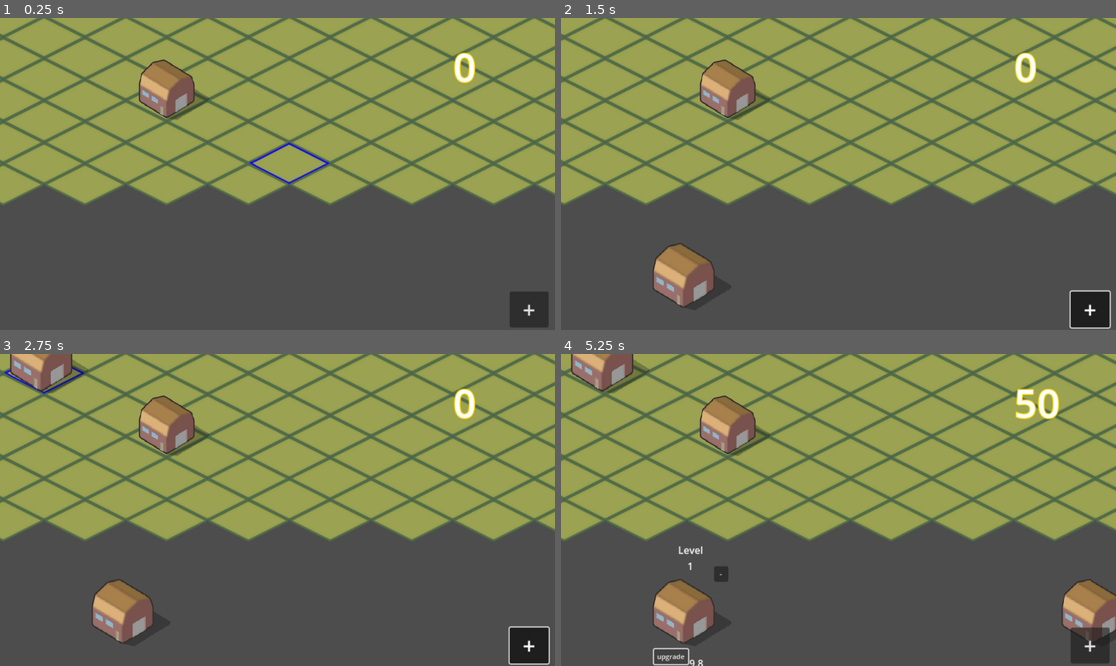
Above: before the commit, frames 1-4 (two rows, left to right).
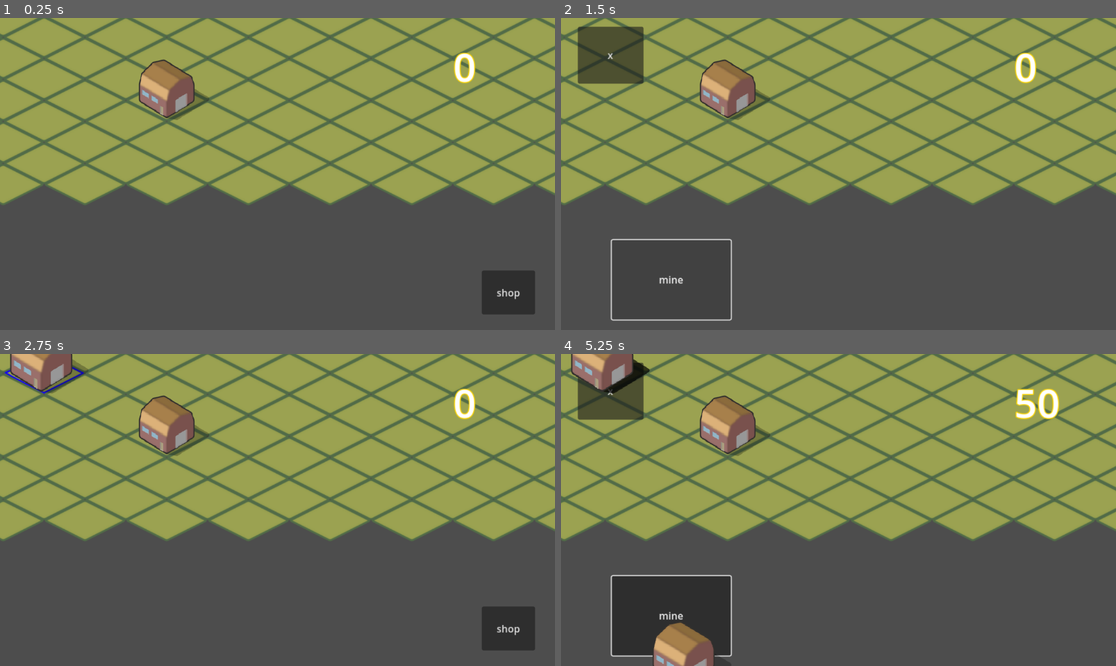
Above: after the commit, the same moments.

Repository: savakujundzic/cats
Game: Godot game, scene res://scenes/main.tscn
Same seed, same stepped clock (60 frames per second), same inputs: the game is played once before the commit and once after it.
Inputs (mouse positions are in pixels of both pictures, inside the frame that each line leads up to):
- Up to frame 1 (0.25 s): no input
- Up to frame 2 (1.5 s): click (1088, 308) at 0.5 s, where only the run before the commit has a clickable "+"; click (672, 280) at 1.25 s, where only the run after the commit has a clickable "mine"
- Up to frame 3 (2.75 s): click (49, 391) at 2 s, where only the run after the commit has a clickable "x"
- Up to frame 4 (5.25 s): click (1071, 628) at 2.75 s, where only the run after the commit has a clickable "shop"; click (1088, 644) at 3.5 s, where only the run before the commit has a clickable "+"; click (672, 616) at 4.25 s, where only the run after the commit has a clickable "mine"; click (672, 656) at 5 s, where only the run before the commit has a clickable "upgrade"

The runs differ from the first frame. In frame 1, 1.7% of the frame differs, in the area x 44-99%, y 39-100%; in frame 2, 5.0%; in frame 3, 3.2%; in frame 4, 9.3%, in the area x 1-100%, y 1-100%.

Commit message:
shop

Diff:
--- a/scenes/ui.tscn
+++ b/scenes/gold.tscn
@@ -11,7 +11,7 @@
 outline_color = Color(1, 0.843137, 0, 1)
 shadow_size = 0
 
-[node name="ui" type="Control"]
+[node name="gold" type="Control"]
 layout_mode = 3
 anchors_preset = 15
 anchor_right = 1.0
--- a/scenes/main.tscn
+++ b/scenes/main.tscn
@@ -1,12 +1,13 @@
-[gd_scene load_steps=11 format=3 uid="uid://bpdwilcufkl1h"]
+[gd_scene load_steps=12 format=3 uid="uid://bpdwilcufkl1h"]
 
 [ext_resource type="Script" path="res://scripts/main.gd" id="1_rg8up"]
 [ext_resource type="Script" path="res://scripts/Camera2D.gd" id="1_v04a5"]
-[ext_resource type="PackedScene" uid="uid://dlph24aphutd6" path="res://scenes/ui.tscn" id="1_yqwoj"]
+[ext_resource type="PackedScene" uid="uid://dlph24aphutd6" path="res://scenes/gold.tscn" id="1_yqwoj"]
 [ext_resource type="PackedScene" uid="uid://brqv464oudtwk" path="res://scenes/mine.tscn" id="2_v88sx"]
 [ext_resource type="Texture2D" uid="uid://d2vpxatyfuw3f" path="res://assets/mbs_icp_u423/grass_selected_tile.png" id="5_14xcy"]
 [ext_resource type="Texture2D" uid="uid://cud1deiley3gn" path="res://assets/mbs_icp_u423/icp_u423/Grounds + Roads/ground_grass.png" id="6_pfwsu"]
 [ext_resource type="Script" path="res://scripts/TileMap.gd" id="7_af266"]
+[ext_resource type="PackedScene" uid="uid://bmgm6j0fgpnyk" path="res://scenes/shop.tscn" id="8_yryqk"]
 
 [sub_resource type="TileSetAtlasSource" id="TileSetAtlasSource_3hkjw"]
 texture = ExtResource("5_14xcy")
@@ -32,22 +33,43 @@
 zoom = Vector2(1.285, 1.285)
 script = ExtResource("1_v04a5")
 
-[node name="ui" parent="Camera2D" instance=ExtResource("1_yqwoj")]
+[node name="gold" parent="Camera2D" instance=ExtResource("1_yqwoj")]
 z_index = 1
 offset_left = -575.0
 offset_top = -323.0
 offset_right = -575.0
 offset_bottom = -323.0
 
-[node name="mine_placer" type="Button" parent="Camera2D/ui"]
+[node name="shop" parent="Camera2D" instance=ExtResource("8_yryqk")]
+visible = false
+offset_left = -442.0
+offset_top = -253.0
+offset_right = -442.0
+offset_bottom = -253.0
+
+[node name="buy_mine" type="Button" parent="Camera2D/shop"]
 layout_mode = 0
-offset_left = 950.0
-offset_top = 513.0
-offset_right = 1013.0
-offset_bottom = 569.0
-theme_override_font_sizes/font_size = 36
-toggle_mode = true
-text = "+
+offset_left = 76.0
+offset_top = 360.0
+offset_right = 268.0
+offset_bottom = 488.0
+text = "mine"
+
+[node name="exit" type="Button" parent="Camera2D/shop"]
+layout_mode = 0
+offset_left = 21.0
+offset_top = 15.0
+offset_right = 127.0
+offset_bottom = 107.0
+text = "x"
+
+[node name="shop_button" type="Button" parent="Camera2D"]
+visible = false
+offset_left = 330.0
+offset_top = 156.0
+offset_right = 416.0
+offset_bottom = 227.0
+text = "shop
 "
 
 [node name="Mine" parent="." instance=ExtResource("2_v88sx")]
@@ -65,5 +87,7 @@
 layer_1/tile_data = PackedInt32Array()
 script = ExtResource("7_af266")
 
-[connection signal="mouse_entered" from="Camera2D/ui/mine_placer" to="TileMap" method="_on_mine_placer_mouse_entered"]
-[connection signal="toggled" from="Camera2D/ui/mine_placer" to="TileMap" method="_on_mine_placer_toggled"]
+[connection signal="pressed" from="Camera2D/shop/buy_mine" to="TileMap" method="_on_buy_mine_pressed"]
+[connection signal="pressed" from="Camera2D/shop/exit" to="." method="_on_exit_pressed"]
+[connection signal="pressed" from="Camera2D/shop/exit" to="TileMap" method="_on_exit_pressed"]
+[connection signal="pressed" from="Camera2D/shop_button" to="." method="_on_shop_button_pressed"]
--- /dev/null
+++ b/scenes/shop.tscn
@@ -0,0 +1,9 @@
+[gd_scene format=3 uid="uid://bmgm6j0fgpnyk"]
+
+[node name="shop" type="Control"]
+layout_mode = 3
+anchors_preset = 15
+anchor_right = 1.0
+anchor_bottom = 1.0
+grow_horizontal = 2
+grow_vertical = 2
--- a/scripts/TileMap.gd
+++ b/scripts/TileMap.gd
@@ -9,8 +9,8 @@
 var selectedtile
 var add_mines_pressed :bool = false
 var no_of_mines : int = 0
-
-
+var button_for_mine_pressed :bool = false
+var is_mine_button_pressed :bool = false
 
 
 func _physics_process(delta):
@@ -20,9 +20,6 @@
 				"Type" = "Grass"
 			}
 			set_cell( 0, Vector2(x, y), 1, Vector2i(0, 0), 0)
-
-	if Input.is_action_just_pressed("add_mines"):
-		add_mines_pressed = true
 	MoveMouse()
 
 func MoveMouse():
@@ -36,22 +33,20 @@
 		main.add_child(mine_instance)
 		emit_signal("add_mine", mine_instance)
 
+func _on_buy_mine_pressed():
+	is_mine_button_pressed = true
+
+func _on_exit_pressed():
+	is_mine_button_pressed = false
+
 func _process(delta):
-	var tile = local_to_map(get_global_mouse_position())
-	selectedtile = map_to_local(tile)
-	for x in gridsize:
-		for y in gridsize:
-			erase_cell(1, Vector2(x, y))
-		# sets the tile to grass_selected
-	if dictionary.has(str(tile)):
-		set_cell(1, tile, 0, Vector2i(0, 0), 0)
-
-
-func _on_mine_placer_toggled(toggled_on):
-	if toggled_on == true:
+	if is_mine_button_pressed == true:
 		add_mines_pressed = true
-	else:
-		add_mines_pressed = false
-
-func _on_mine_placer_mouse_entered():
-	add_mines_pressed = false
+		var tile = local_to_map(get_global_mouse_position())
+		selectedtile = map_to_local(tile)
+		for x in gridsize:
+			for y in gridsize:
+				erase_cell(1, Vector2(x, y))
+			# sets the tile to grass_selected
+		if dictionary.has(str(tile)):
+			set_cell(1, tile, 0, Vector2i(0, 0), 0)
--- a/scripts/main.gd
+++ b/scripts/main.gd
@@ -4,9 +4,13 @@
 var total_gold : int
 var mines := []
 var no_of_mines : int
-@onready var goldcounter = get_node("Camera2D/ui/gold")
+@onready var shop = $Camera2D/shop
+@onready var goldcounter = get_node("Camera2D/gold/gold")
+@onready var shop_button = $Camera2D/shop_button
 
 func _ready():
+	shop.visible = false
+	shop_button.visible = true
 	get_node("TileMap").add_mine.connect(_on_tilemap_add_mine)
 	get_node("Mine").destroy_mine.connect(_on_mine_destroy_mine)
 	for i in get_children():
@@ -15,7 +19,6 @@
 	no_of_mines = mines.size()
 
 func _process(delta):
-
 	var total = 0
 	for i in mines:
 		total += i.gold
@@ -37,10 +40,6 @@
 	no_of_mines += 1
 	print(no_of_mines)
 
-
-func _on_mine_placer_mouse_entered():
-	pass # Replace with function body.
-
 '''
 	emitter : Mine
 	signal  : destroy_mine
@@ -48,3 +47,11 @@
 '''
 func _on_mine_destroy_mine(mine : Area2D):
 	mines.erase(mine)
+
+func _on_shop_button_pressed():
+	shop.visible = true
+	shop_button.visible = false
+
+func _on_exit_pressed():
+	shop_button.visible = true
+	shop.visible = false
